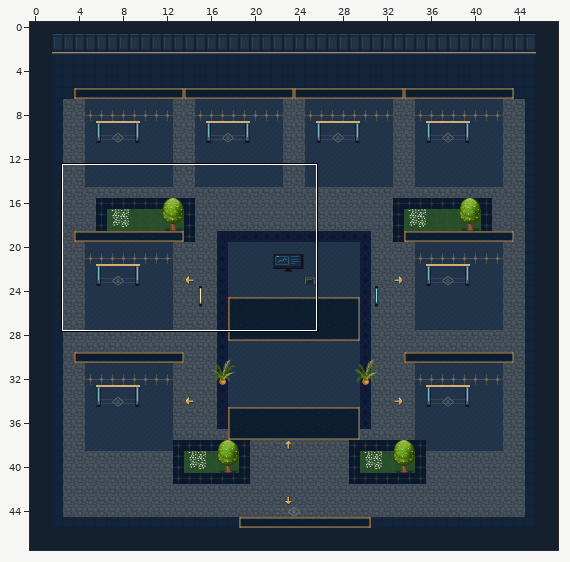
Two versions of a level (Tiled map (JSON), maps/preview/campus-exploration.tmj). The picture above shows the old version from afar; the outline marks the close-up.
Close-up. Earlier state:
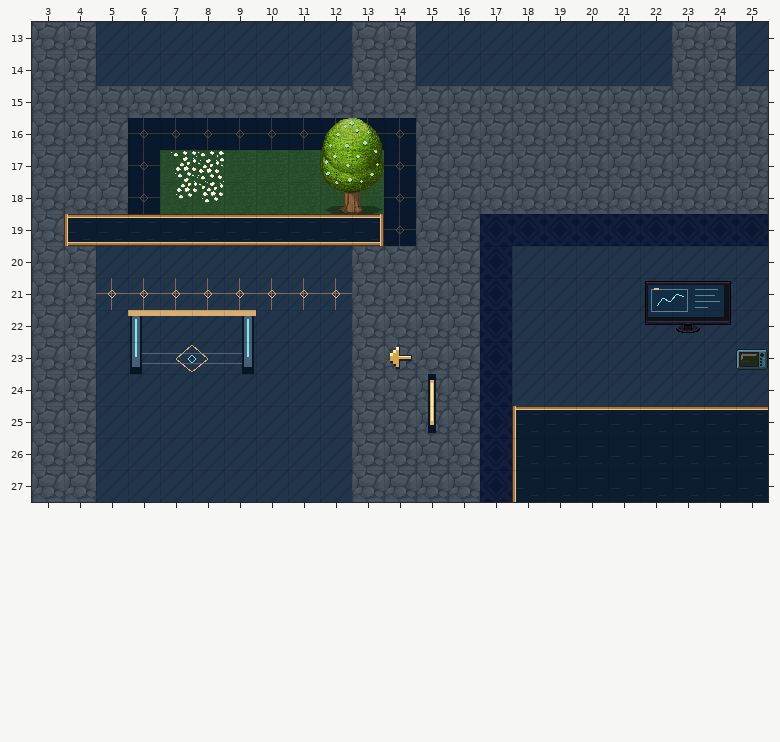
Cells are 32x32 px. Shown: x 3..25, y 13..27. The commit also changed other parts of the map, which this record leaves out.
The same view after the edit:
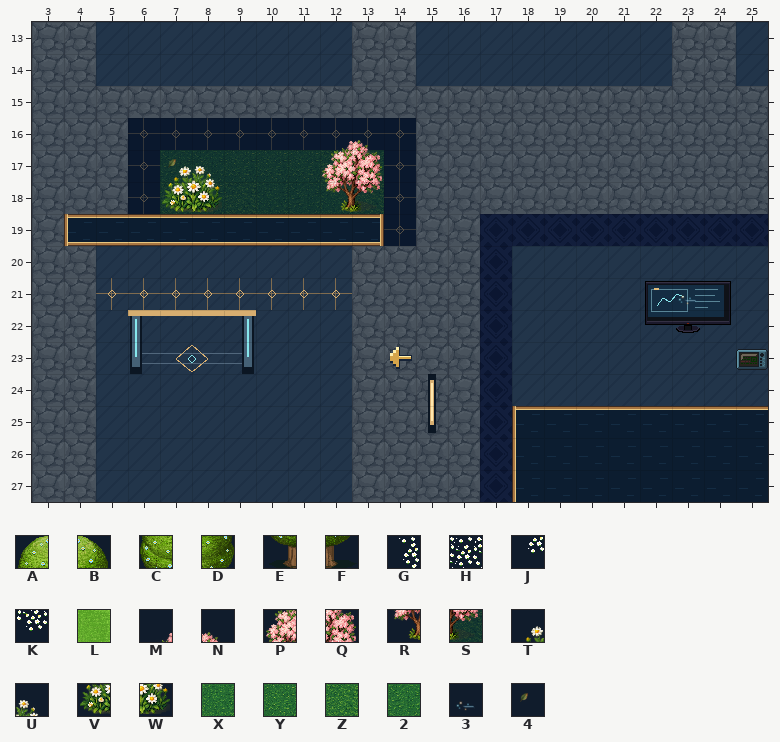
Key: from "art-2": A 12, B 13, C 37, D 38, E 62, F 63, G 528, H 529, J 553, K 554, L 625; from "plaza-garden": M 4, N 5, P 12, Q 13, R 20, S 21, T 32, U 33, V 40, W 41; from "plaza-grass": X 0, Y 1, Z 2, 2 3; from "world-ambient-campus-explorati": 3 6, 4 71.
_ is an empty cell.
Tiles of an added or newly shown layer are drawn over the layers below it.
See-through tiles are keyed as they look on the map.
From the commit log: Publish animated zodiac campus and current guide routes
The edit:
Layer "terrain":
y 17: x 7..13 LLLLLLL -> 22YYYZX
y 18: x 7..13 LLLLLLL -> ZYZX2XZ
Layer "scenery-belowAvatar-1":
y 17: x 7..8 GH -> TU
y 18: x 7..8 JK -> VW; x 12..13 __ -> RS
Layer "world-ambient-campus-explorati" (added):
y 21: x 23 _ -> 3
Layer "world-ambient-campus-explorati #2" (added):
y 17: x 7 _ -> 4
Layer "scenery-aboveAvatar-0":
y 16: x 12..13 AB -> MN
y 17: x 12..13 CD -> PQ
y 18: x 12..13 EF -> __
Changed places in both close-ups, as pixel boxes (x1, y1, x2, y2):
changed: (160, 118, 384, 214)
added: (678, 295, 696, 305)
